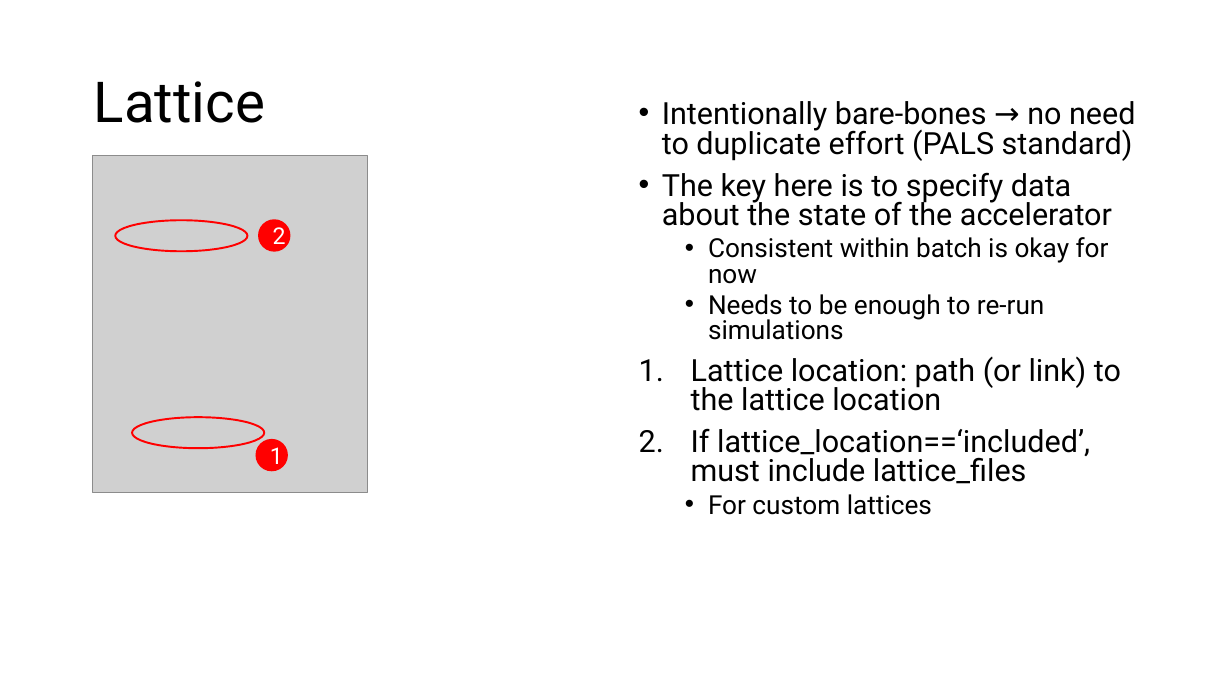
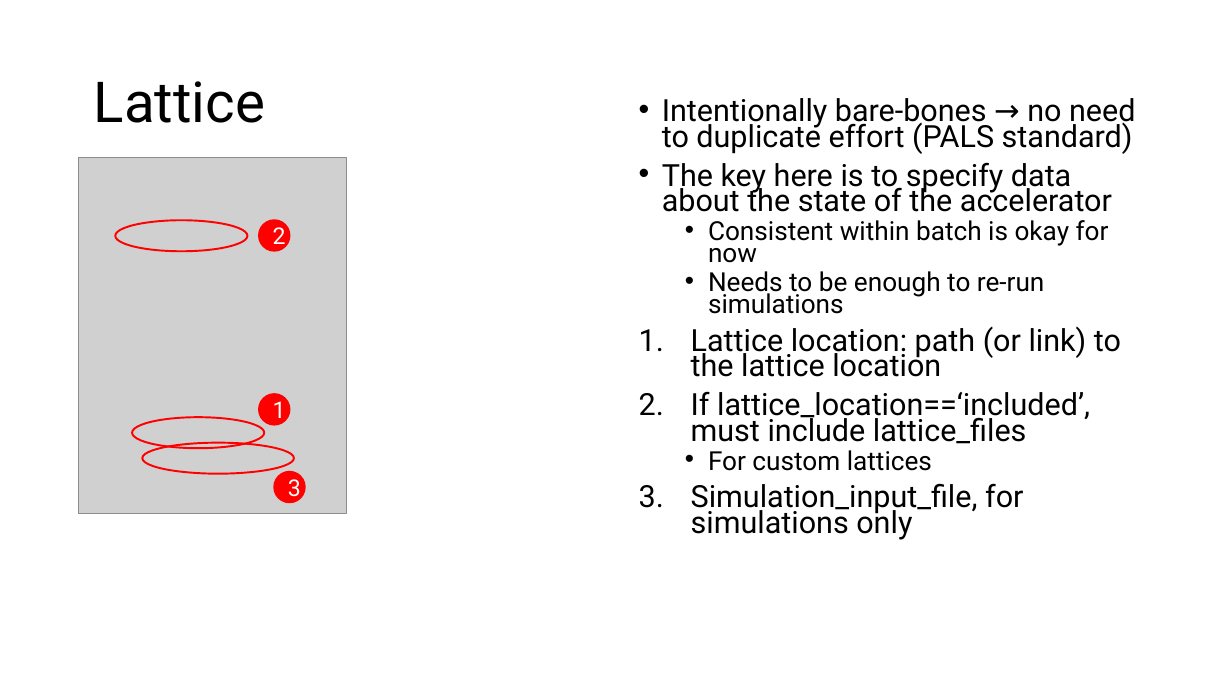
Before and after one commit to ericcropp/Data_Sharing, a slide deck: slide 6 of Data Standards for Collaboration.pptx. Drawn at 1232x693 pixels with LibreOffice and Linux fonts; fonts in the diff are those of the drawing; grey boxes stand for pictures. Boxes give left, top, right and bottom in pixels: in the first picture for what was removed or moved away, otherwise in the second. Text is boxed around its words. In the diff, an @@ line names an element or a change of style, - is before the commit and + after.

Commit message:
Update Simulation File Treatment and Slides

```diff
--- a/Data Standards for Collaboration.pptx
+++ b/Data Standards for Collaboration.pptx
@@ text at <box>662,98,1135,471</box>: line spacing 0.8 to 0.7 @@
@@ picture: place and size @@
-picture at <box>92,155,368,493</box>
+picture at <box>79,158,347,514</box>
@@ ellipse "1": place and size @@
-ellipse "1" at <box>257,440,287,470</box>
+ellipse "1" at <box>259,395,289,425</box>
@@ ellipse added at <box>142,443,294,474</box>, outline #FF0000 1.5 pt @@
@@ ellipse added at <box>274,472,305,503</box>, fill #FF0000, outline #FF0000 1.5 pt, 18 pt, text #FFFFFF @@
+3
@@ text at <box>691,483,1023,540</box>: paragraph added @@
+3. Simulation_input_file, for simulations only
```
Also in this commit, not shown: 5 other slides changed, 11 other files.
